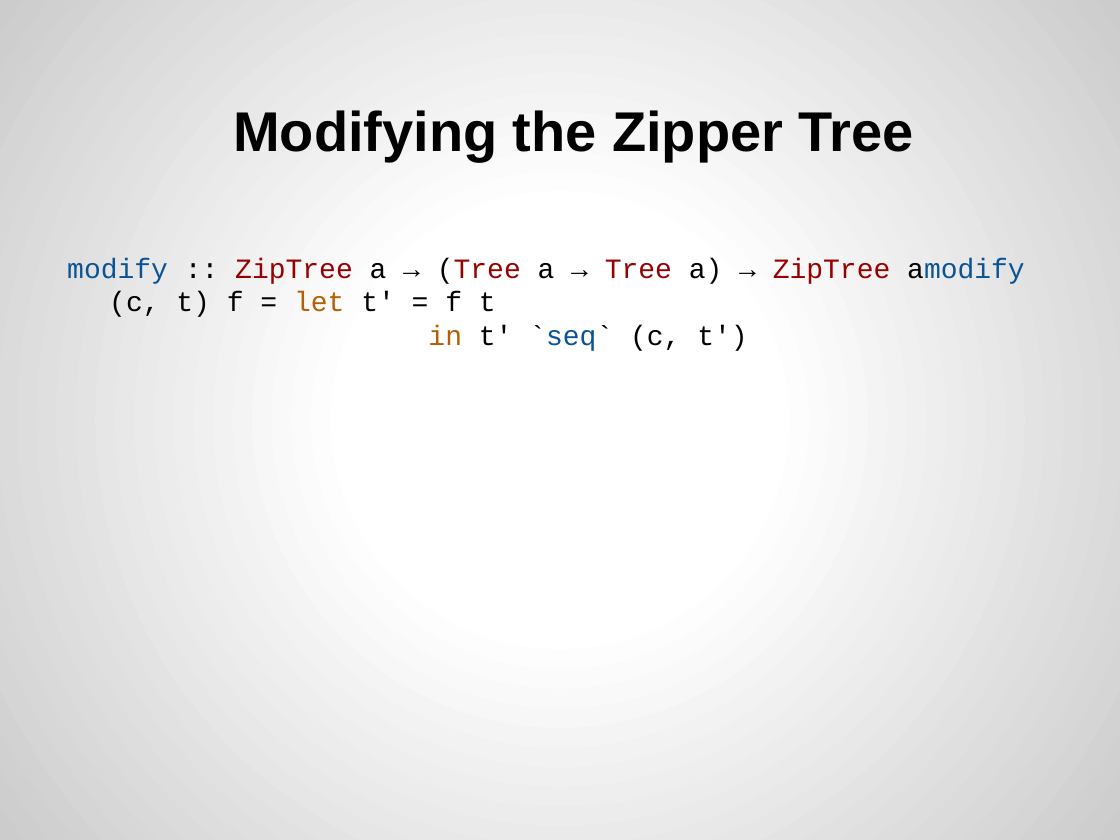
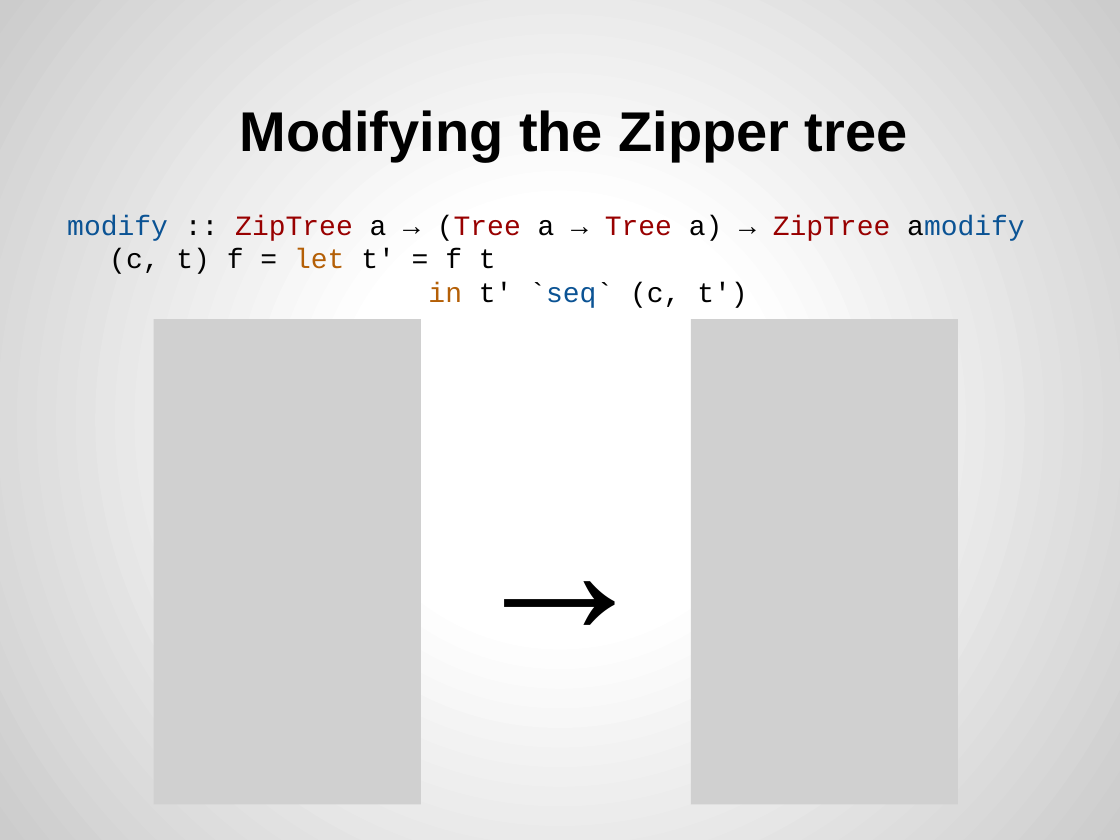
Before and after one commit to joel-wright/ZipperHS, a slide deck: slide 10 of Slides/The Zipper.pptx. Drawn at 1120x840 pixels with LibreOffice and Linux fonts; fonts in the diff are those of the drawing; grey boxes stand for pictures. Boxes give left, top, right and bottom in pixels: in the first picture for what was removed or moved away, otherwise in the second. Text is boxed around its words. In the diff, an @@ line names an element or a change of style, - is before the commit and + after.

```diff
--- a/Slides/The Zipper.pptx
+++ b/Slides/The Zipper.pptx
@@ title at [240,110,908,161]: text changed @@
-Modifying the Zipper Tree
+Modifying the Zipper tree
@@ text at [67,215,1025,308]: paragraph added @@
+→
@@ picture added at [153,319,421,804] @@
@@ picture added at [691,319,959,804] @@
```
Also in this commit, not shown: 10 other slides changed, 1 other file.
